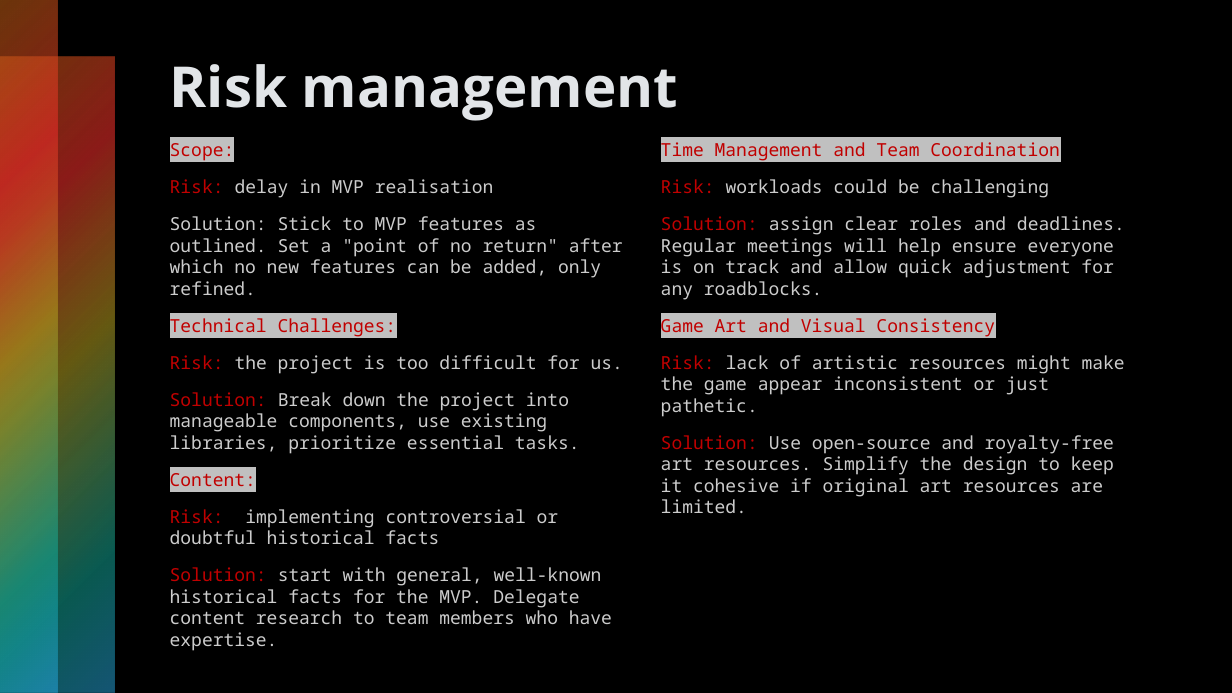
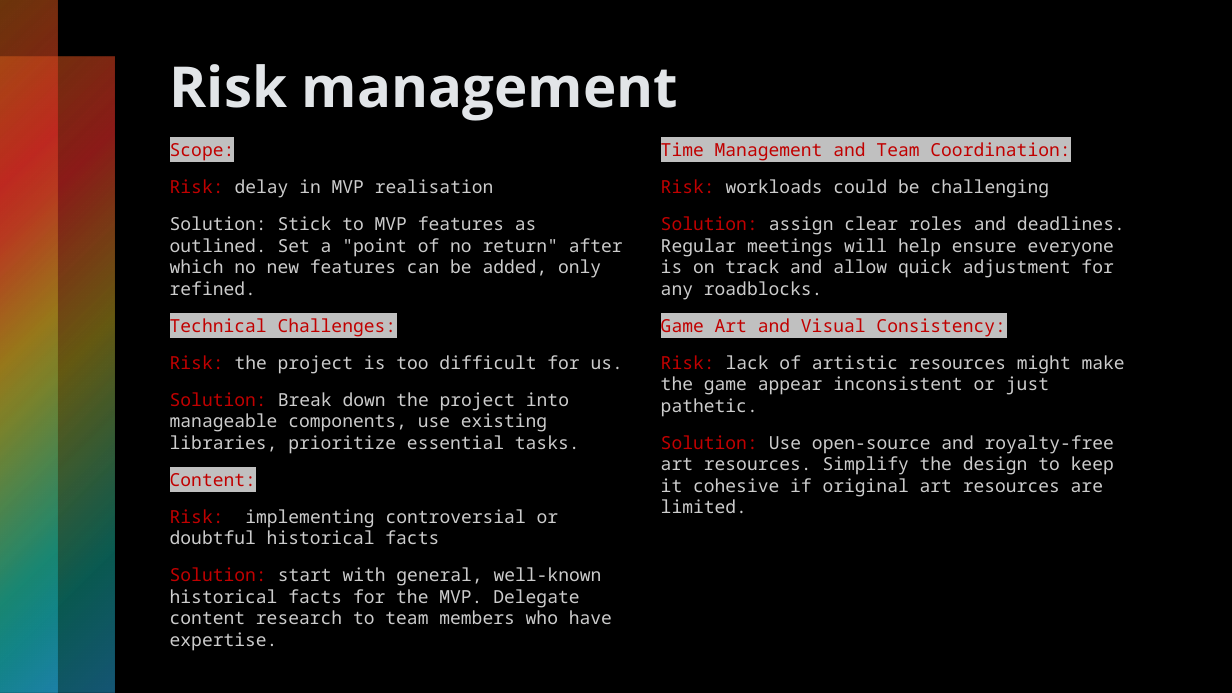
Before and after one commit to stabjana/team2, a slide deck: slide 7 of project_design/Project_presentation_v1.pptx. Drawn at 1232x693 pixels with LibreOffice and Linux fonts; fonts in the diff are those of the drawing. Boxes give left, top, right and bottom in pixels: in the first picture for what was removed or moved away, otherwise in the second. Text is boxed around its words. In the diff, an @@ line names an element or a change of style, - is before the commit and + after.

Commit message:
docs: fix some typos and other thing in the presentation

```diff
--- a/project_design/Project_presentation_v1.pptx
+++ b/project_design/Project_presentation_v1.pptx
@@ text at (x1=661, y1=142, x2=1070, y2=161): text changed @@
-Time Management and Team Coordination
+Time Management and Team Coordination:
@@ text at (x1=661, y1=318, x2=1005, y2=337): text changed @@
-Game Art and Visual Consistency
+Game Art and Visual Consistency:
```
Also in this commit, not shown: 2 other slides changed, 1 other file.
